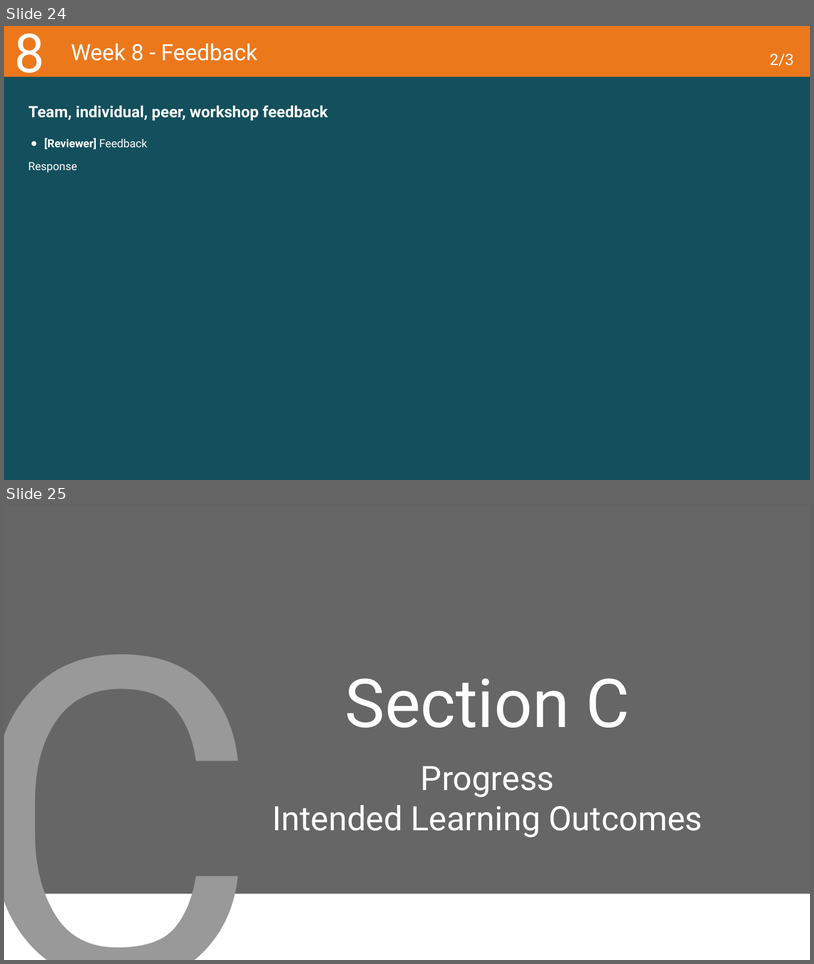
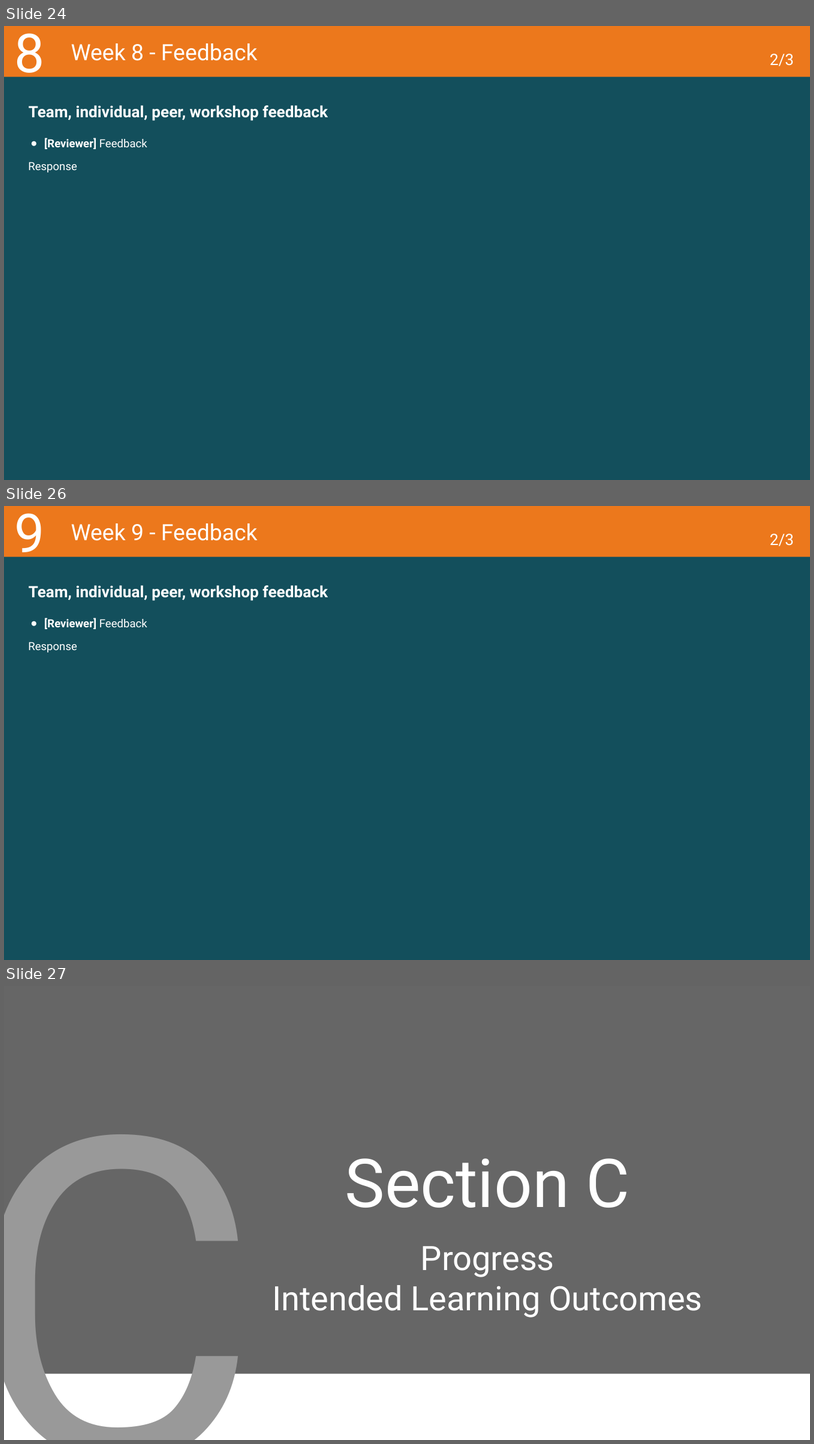
Before and after one commit to PsDragon/ADSAI_FOR_SECOND_YEARS, a slide deck: docs/Year1/BlockD/MS Assignment Template/Learning Log - Y1D_2022-23_ADSAI.pptx. Shown one above the other, each under a label of ours: slides 24 and 25 before the commit, slides 24, 26 and 27 after it; the slides between them are not shown. The pictures are 814x964 and 814x1444 pixels, drawn with LibreOffice and Linux fonts; fonts in the diff are those of the drawing; background and template pictures are left out. Boxes give left, top, right and bottom in pixels: in the first picture for what was removed or moved away, otherwise in the second. Text is boxed around its words. In the diff, an @@ line names an element or a change of style, - is before the commit and + after.

```diff
--- a/docs/Year1/BlockD/MS Assignment Template/Learning Log - Y1D_2022-23_ADSAI.pptx
+++ b/docs/Year1/BlockD/MS Assignment Template/Learning Log - Y1D_2022-23_ADSAI.pptx
@@ slide 26 added at <box>4,506,810,960</box>, background #134F5C; not listed: 1 template element that a slide beside it also shows @@
@@ title added at <box>14,513,44,565</box>, 48 pt, text #FFFFFF @@
+9
@@ title added at <box>71,523,258,541</box>, 20 pt, text #FFFFFF @@
+Week 9 - Feedback
@@ title added at <box>770,534,794,546</box>, 14 pt, text #FFFFFF @@
+2/3
@@ subtitle added at <box>29,585,328,601</box>, 14 pt, text #FFFFFF, bold @@
+Team, individual, peer, workshop feedback
@@ text added at <box>28,618,147,652</box>, 10 pt, text #FFFFFF @@
+● [Reviewer] Feedback
+Response
@@ what was slide 25 is now slide 27 @@
```
Also in this commit, not shown: 11 slides changed, 1 other slide added, 6 other files.
